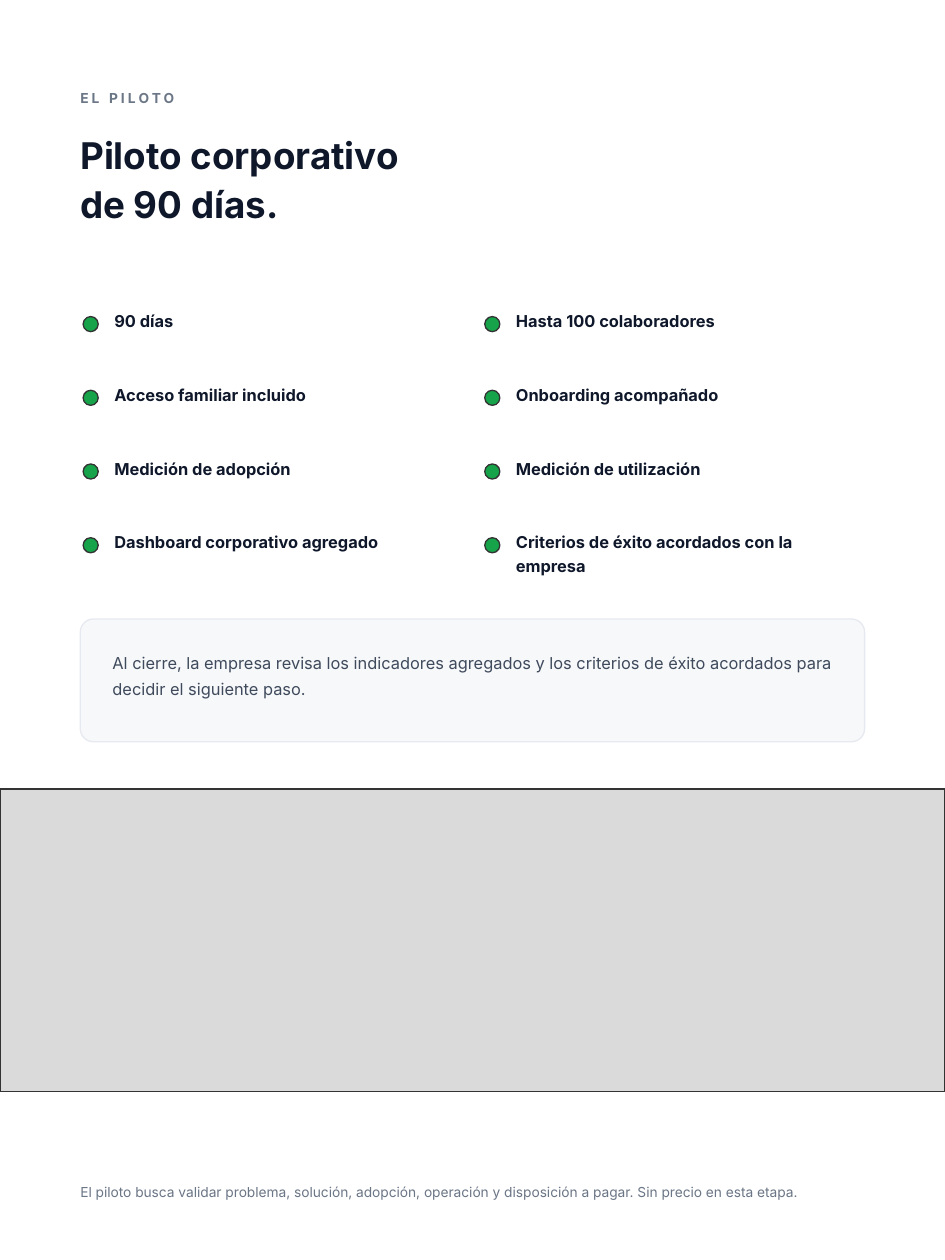
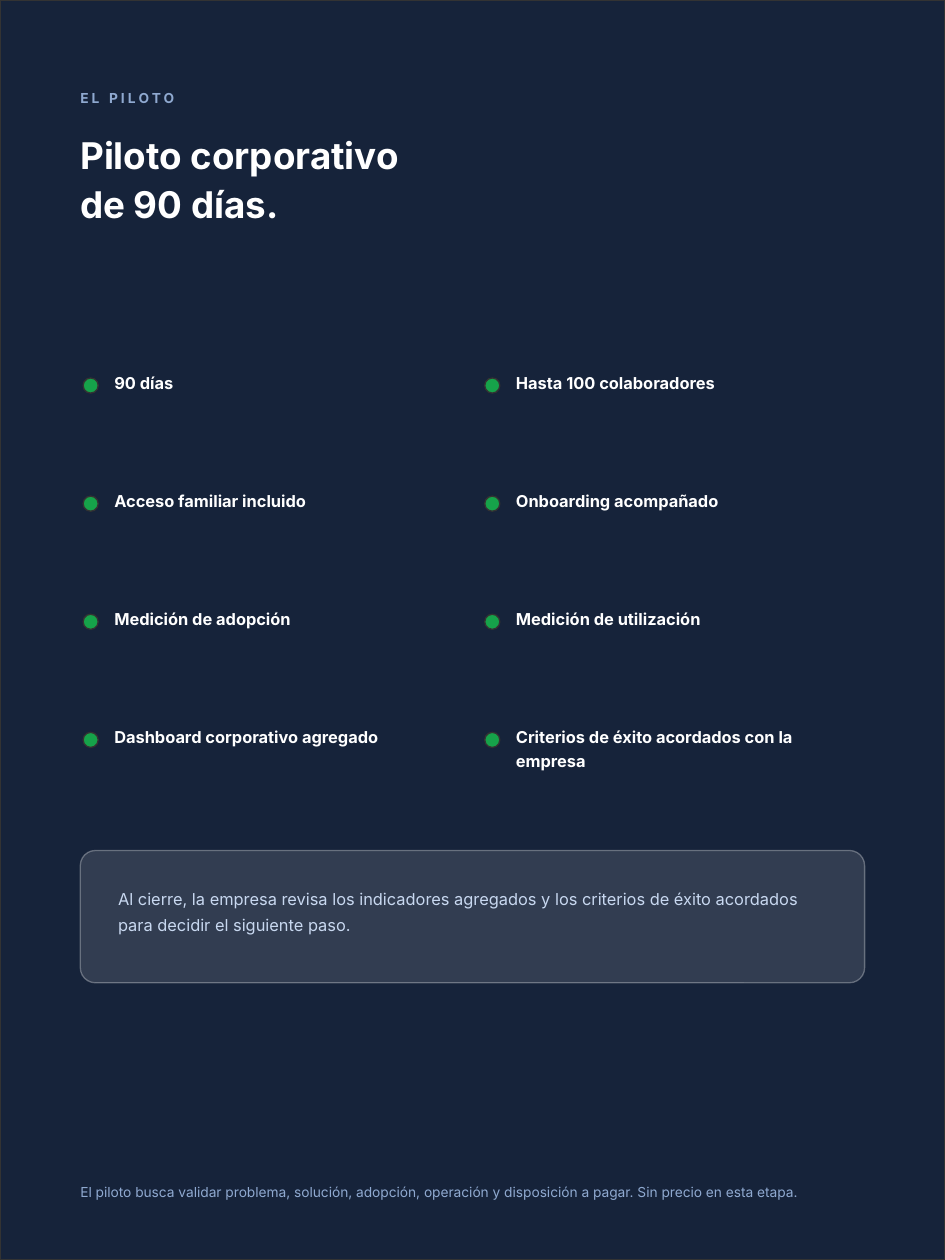
Before and after one commit to aplicatuseguro-cl/Prototipo-comercial, a slide deck: slide 8 of presentacion/Aplica-tu-Seguro-Presentacion-Comercial-v2.pptx. Drawn at 945x1260 pixels with LibreOffice and Linux fonts; fonts in the diff are those of the drawing; grey boxes stand for pictures; background and template pictures are left out. Boxes give left, top, right and bottom in pixels: in the first picture for what was removed or moved away, otherwise in the second. Text is boxed around its words. In the diff, an @@ line names an element or a change of style, - is before the commit and + after.

```diff
--- a/presentacion/Aplica-tu-Seguro-Presentacion-Comercial-v2.pptx
+++ b/presentacion/Aplica-tu-Seguro-Presentacion-Comercial-v2.pptx
@@ background #FFFFFF to picture (left out) @@
@@ rectangle added at (0, 0, 945, 1260), fill #16233A at 83% opacity, outline #333333 1 pt @@
@@ text "EL PILOTO" at (80, 93, 174, 103): text colour #6B7686 to #8FA9D0 @@
@@ ellipse: place and size @@
-ellipse at (485, 317, 500, 332)
+ellipse at (83, 378, 98, 393)
@@ text "90 días": place and size @@
-text "90 días" at (114, 314, 173, 327)
+text "90 días" at (114, 376, 173, 389)
@@ ellipse: place and size @@
-ellipse at (83, 390, 98, 405)
+ellipse at (485, 378, 500, 393)
@@ text "Hasta 100 colaboradores": place and size @@
-text "Hasta 100 colaboradores" at (516, 315, 714, 327)
+text "Hasta 100 colaboradores" at (516, 377, 714, 389)
@@ ellipse: place and size @@
-ellipse at (485, 390, 500, 405)
+ellipse at (83, 496, 98, 511)
@@ text "Acceso familiar incluido": place and size @@
-text "Acceso familiar incluido" at (114, 388, 306, 401)
+text "Acceso familiar incluido" at (114, 494, 306, 507)
@@ ellipse: place and size @@
-ellipse at (83, 464, 98, 479)
+ellipse at (485, 496, 500, 511)
@@ text "Onboarding acompañado": place and size @@
-text "Onboarding acompañado" at (516, 388, 718, 405)
+text "Onboarding acompañado" at (516, 494, 718, 511)
@@ rounded rectangle removed at (80, 619, 865, 742) @@
@@ ellipse: place and size @@
-ellipse at (485, 464, 500, 479)
+ellipse at (83, 614, 98, 629)
@@ text "Medición de adopción": place and size @@
-text "Medición de adopción" at (114, 462, 290, 479)
+text "Medición de adopción" at (114, 612, 290, 629)
@@ ellipse: place and size @@
-ellipse at (83, 538, 98, 553)
+ellipse at (485, 614, 500, 629)
@@ text "Medición de utilización": place and size @@
-text "Medición de utilización" at (516, 462, 701, 475)
+text "Medición de utilización" at (516, 612, 701, 625)
@@ ellipse: place and size @@
-ellipse at (485, 538, 500, 553)
+ellipse at (83, 732, 98, 747)
@@ text "Dashboard corporativo agregado": place and size @@
-text "Dashboard corporativo agregado" at (114, 535, 378, 552)
+text "Dashboard corporativo agregado" at (114, 730, 378, 747)
@@ ellipse: place and size @@
-ellipse at (83, 317, 98, 332)
+ellipse at (485, 732, 500, 747)
@@ text colour #0F172A to #FFFFFF in 9 elements at (80, 141, 399, 219), (114, 376, 173, 389), (516, 377, 714, 389), (114, 494, 306, 507), (516, 494, 718, 511), (114, 612, 290, 629), (516, 612, 701, 625), (114, 730, 378, 747), (516, 730, 793, 771) @@
@@ text "Criterios de éxito acordados con ...": place and size @@
-text "Criterios de éxito acordados con ..." at (516, 535, 793, 576)
+text "Criterios de éxito acordados con ..." at (516, 730, 793, 771)
@@ picture removed at (0, 789, 945, 1091) @@
@@ rectangle removed at (0, 789, 945, 1091) @@
@@ rounded rectangle added at (80, 850, 865, 983), fill #FFFFFF at 12% opacity, outline #FFFFFF 1 pt @@
@@ text "Al cierre, la empresa revisa ...": place and size @@
-text "Al cierre, la empresa revisa ..." at (112, 656, 832, 699)
+text "Al cierre, la empresa revisa ..." at (118, 892, 798, 935)
@@ text "Al cierre, la empresa revisa ..." at (118, 892, 798, 935): text colour #3F4A5C to #C8D8F0 @@
@@ text "El piloto busca validar problema, ..." at (80, 1186, 797, 1200): text colour #6B7686 to #8FA9D0 @@
```
Also in this commit, not shown: 2 other slides changed, 10 other files.
